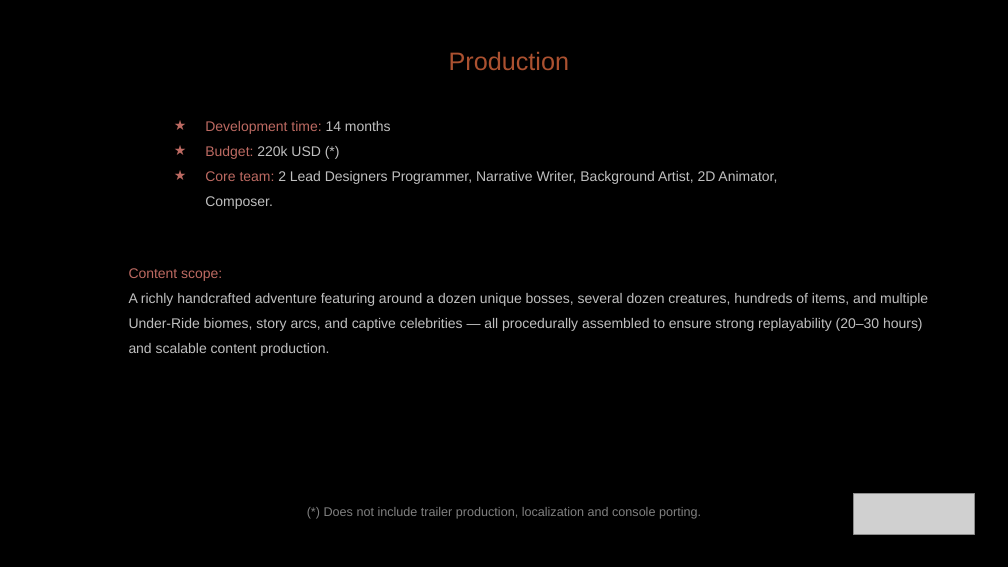
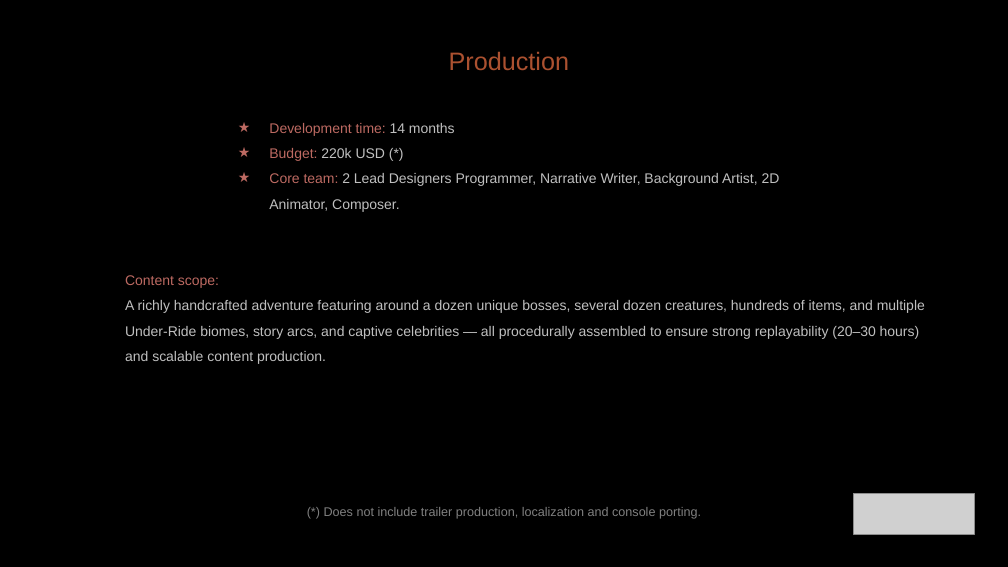
Before and after one commit to diegohcanepa/Remizione, a slide deck: slide 12 of Pitch Deck.pptx. Drawn at 1008x567 pixels with LibreOffice and Linux fonts; fonts in the diff are those of the drawing; grey boxes stand for pictures; background and template pictures are left out. Boxes give left, top, right and bottom in pixels: in the first picture for what was removed or moved away, otherwise in the second. Text is boxed around its words. In the diff, an @@ line names an element or a change of style, - is before the commit and + after.

```diff
--- a/Pitch Deck.pptx
+++ b/Pitch Deck.pptx
@@ subtitle "Development time: 14 months" rewrapped from <box>205,121,777,209</box> to <box>269,123,780,212</box> @@
@@ text "Content scope: A richly handcrafted ...": place and size @@
-text "Content scope: A richly handcrafted ..." at <box>129,268,928,356</box>
+text "Content scope: A richly handcrafted ..." at <box>125,275,925,364</box>
```
Also in this commit, not shown: 7 other slides changed, 22 other files.
